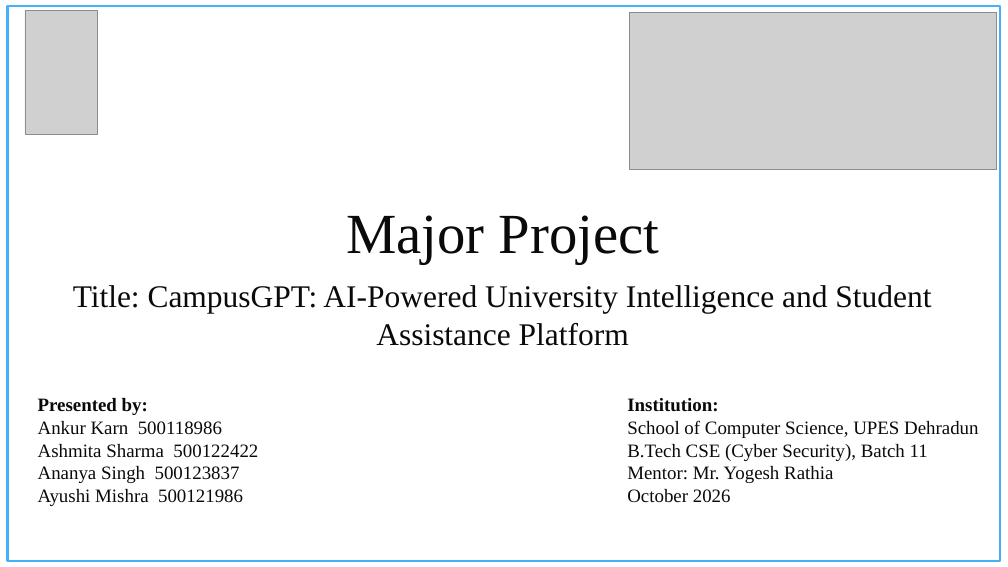
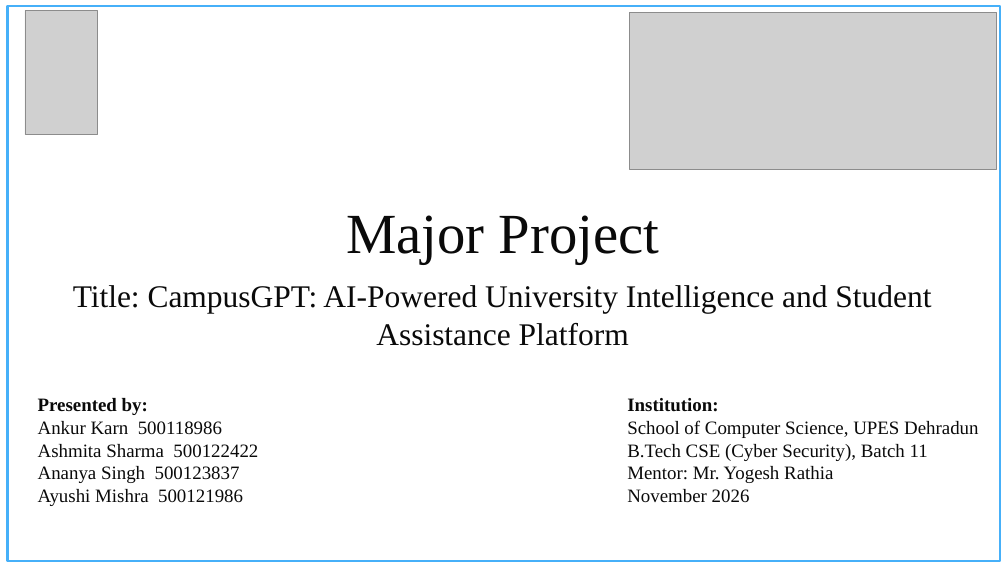
Before and after one commit to ankurkarn20/campus-gpt, a slide deck: slide 1 of docs/slides/CampusGPT_Major_Project.pptx. Drawn at 1008x567 pixels with LibreOffice and Linux fonts; fonts in the diff are those of the drawing; grey boxes stand for pictures. Boxes give left, top, right and bottom in pixels: in the first picture for what was removed or moved away, otherwise in the second. Text is boxed around its words. In the diff, an @@ line names an element or a change of style, - is before the commit and + after.

```diff
--- a/docs/slides/CampusGPT_Major_Project.pptx
+++ b/docs/slides/CampusGPT_Major_Project.pptx
@@ text at <box>627,489,750,503</box>: text changed @@
-October 2026
+November 2026
```
Also in this commit, not shown: 5 other slides changed, 1 slide added, 5 other files.
